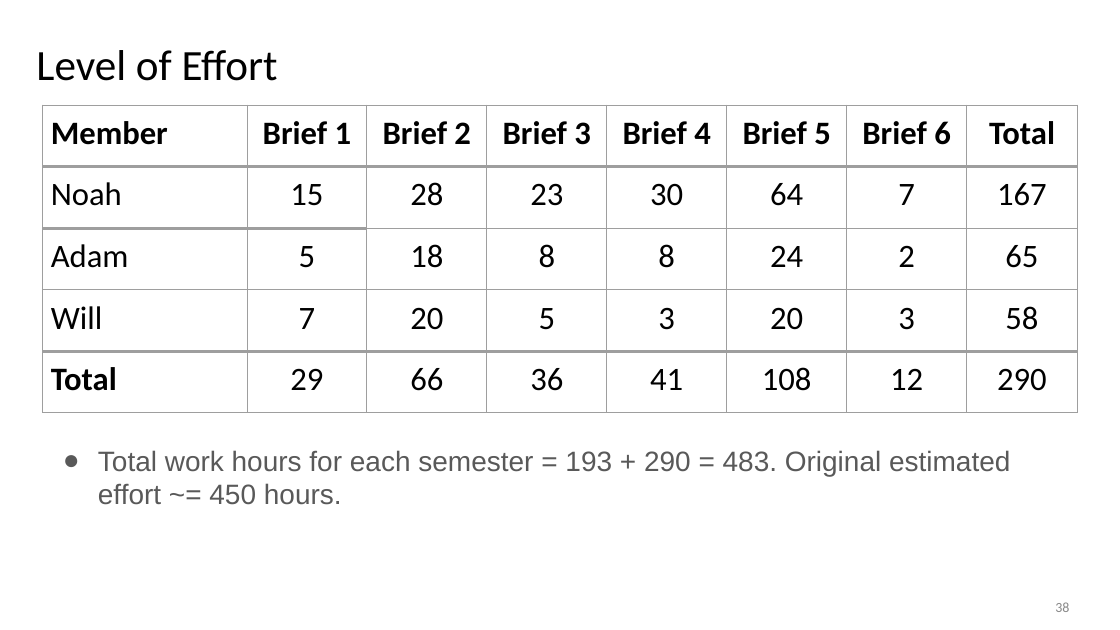
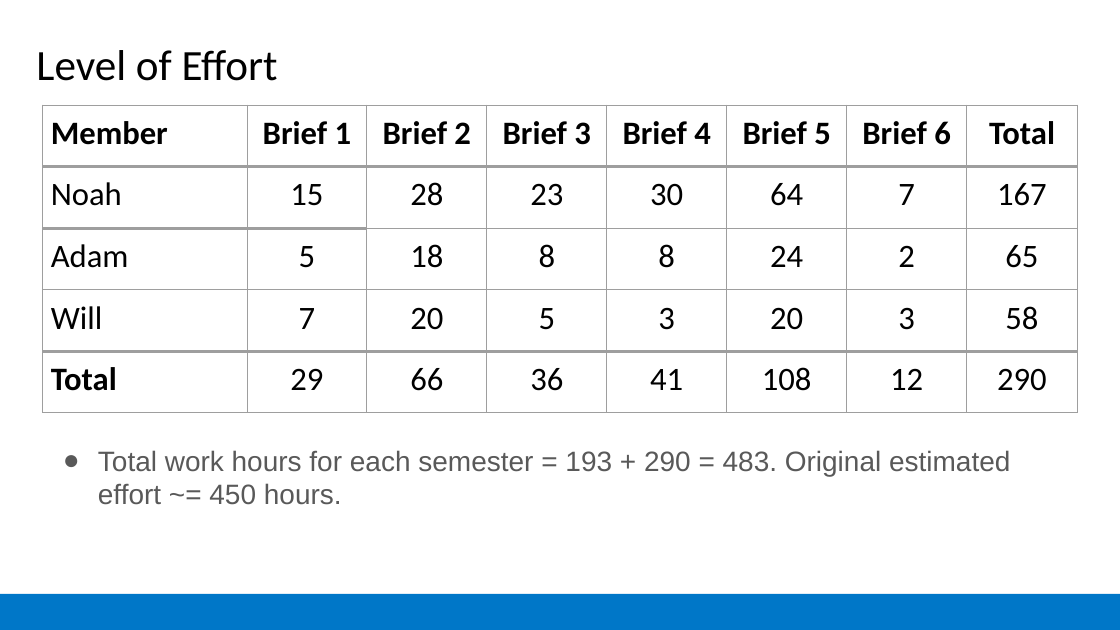
Before and after one commit to NCSickels/chadv1.0, a slide deck: slide 38 of deliverables/design_review/S25_Final_Design_Review/G12_Final_Design_Review_Presentation.pptx. Drawn at 1120x630 pixels with LibreOffice and Linux fonts; fonts in the diff are those of the drawing. Boxes give left, top, right and bottom in pixels: in the first picture for what was removed or moved away, otherwise in the second. Text is boxed around its words. In the diff, an @@ line names an element or a change of style, - is before the commit and + after.

```diff
--- a/deliverables/design_review/S25_Final_Design_Review/G12_Final_Design_Review_Presentation.pptx
+++ b/deliverables/design_review/S25_Final_Design_Review/G12_Final_Design_Review_Presentation.pptx
@@ rectangle added at bbox=[0, 594, 1120, 630], fill #0077C8 @@
@@ page number removed at bbox=[1055, 602, 1069, 612] @@
-38
```
Also in this commit, not shown: 5 other slides changed.
